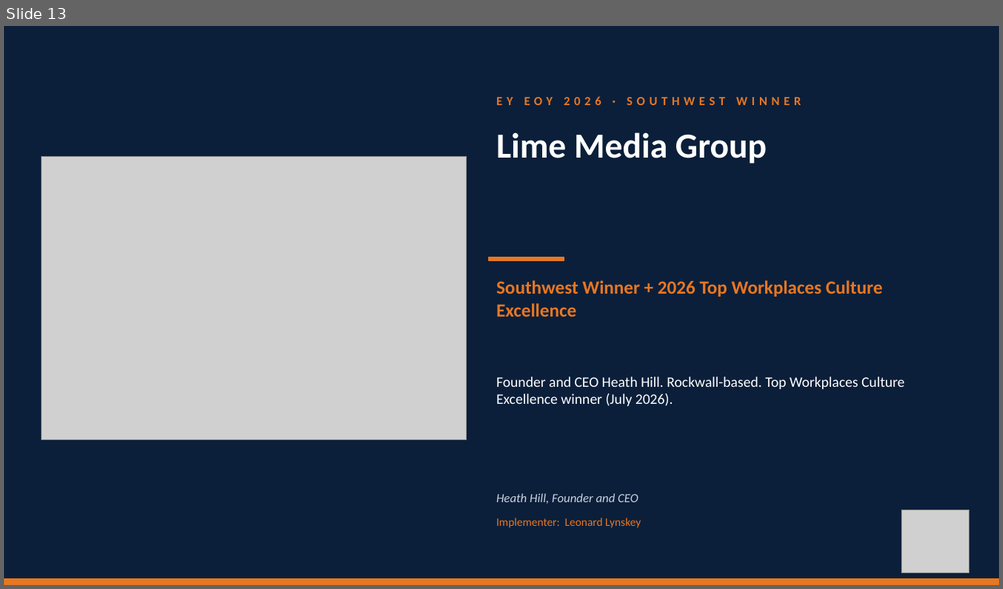
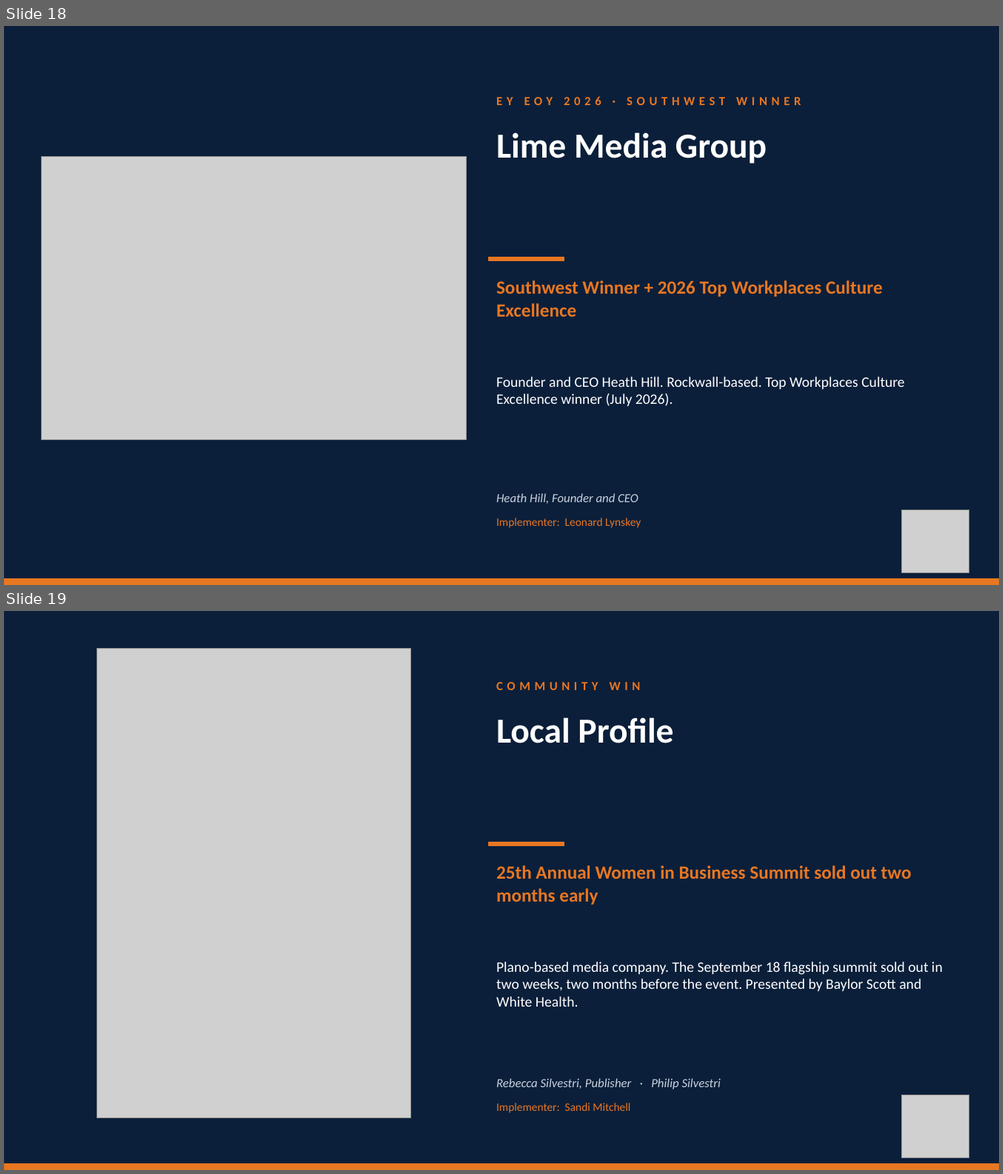
Before and after one commit to TicoRicoRay/wroe-dallas-2026, a slide deck: deliverables/celebrations-loop/Celebrations-Loop.pptx. Shown one above the other, each under a label of ours: slide 13 before the commit, slides 18 and 19 after it. The pictures are 1003x589 and 1003x1174 pixels, drawn with LibreOffice and Linux fonts; fonts in the diff are those of the drawing; grey boxes stand for pictures. Boxes give left, top, right and bottom in pixels: in the first picture for what was removed or moved away, otherwise in the second. Text is boxed around its words. In the diff, an @@ line names an element or a change of style, - is before the commit and + after.

Commit message:
Add 7 more customer celebrations to break loop (25 total)
Late Sep 10 submissions: TEKConcierge, Hotchkiss Insurance, AMI Construction,
C1M, Local Profile, Arts Fort Worth, Catco. Includes Local Profile summit
photo, Arts Fort Worth Heart of Gold ceremony photo, and Vistage Top Performer
logo for C1M. Others render as text-only.

```diff
--- a/deliverables/celebrations-loop/Celebrations-Loop.pptx
+++ b/deliverables/celebrations-loop/Celebrations-Loop.pptx
@@ slide 19 added at (x1=4, y1=611, x2=999, y2=1170), background #0B1F3A @@
@@ picture added at (x1=97, y1=648, x2=410, y2=1119) @@
@@ text added at (x1=496, y1=682, x2=640, y2=690), 12 pt, text #E87722, bold @@
+COMMUNITY WIN
@@ text added at (x1=496, y1=718, x2=673, y2=743), 34 pt, text #FFFFFF, bold @@
+Local Profile
@@ rectangle added at (x1=489, y1=843, x2=563, y2=846), fill #E87722, outline #E87722 1 pt @@
@@ text added at (x1=496, y1=866, x2=911, y2=905), 18 pt, text #E87722, bold @@
+25th Annual Women in Business Summit sold out two months early
@@ text added at (x1=496, y1=962, x2=942, y2=1007), 14 pt, text #FFFFFF @@
+Plano-based media company. The September 18 flagship summit sold out in two weeks, two months before the event. Presented by Baylor Scott and White Health.
@@ text added at (x1=496, y1=1079, x2=720, y2=1090), 12 pt, text #C9D2DE, italic @@
+Rebecca Silvestri, Publisher · Philip Silvestri
@@ picture added at (x1=902, y1=1095, x2=969, y2=1159) @@
@@ text added at (x1=496, y1=1103, x2=630, y2=1113), 11 pt, text #E87722 @@
+Implementer: Sandi Mitchell
@@ rectangle added at (x1=4, y1=1165, x2=999, y2=1170), fill #E87722, outline #E87722 1 pt @@
@@ what was slide 13 is now slide 18 @@
```
Also in this commit, not shown: 6 other slides added, 14 other files.
